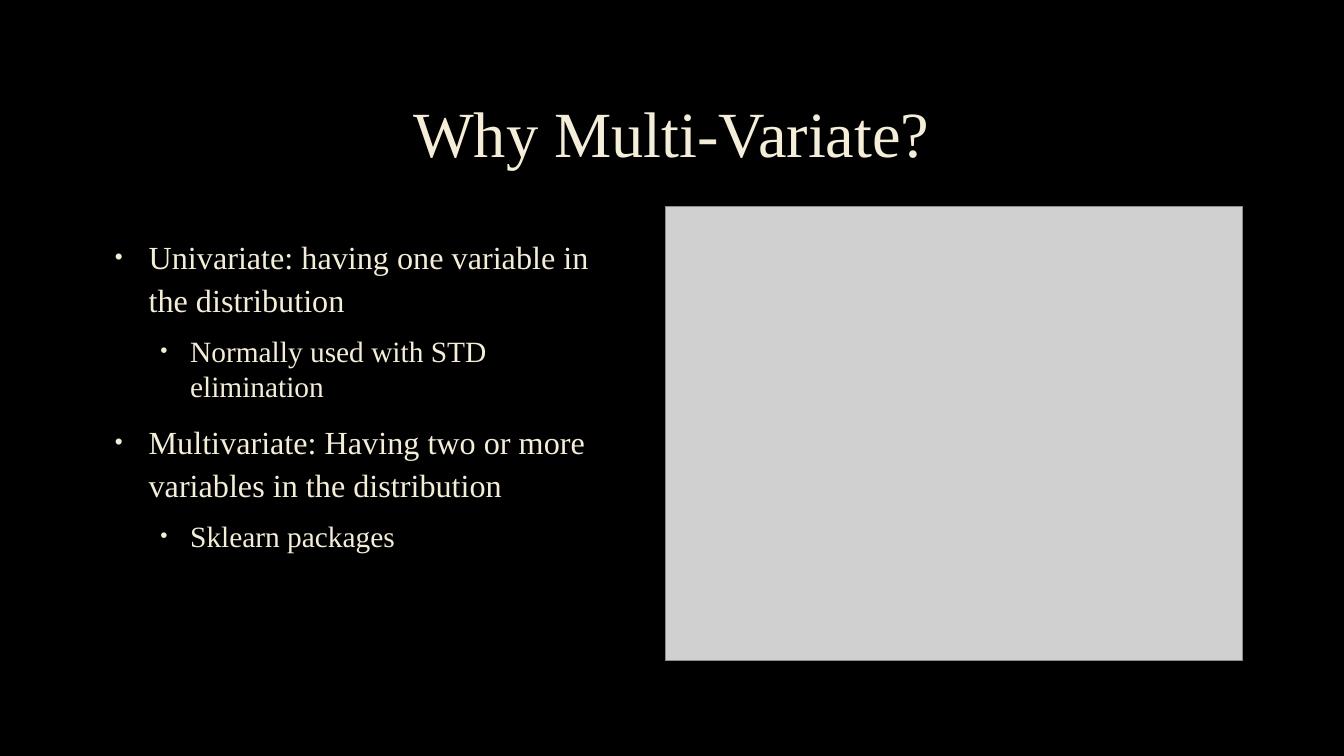
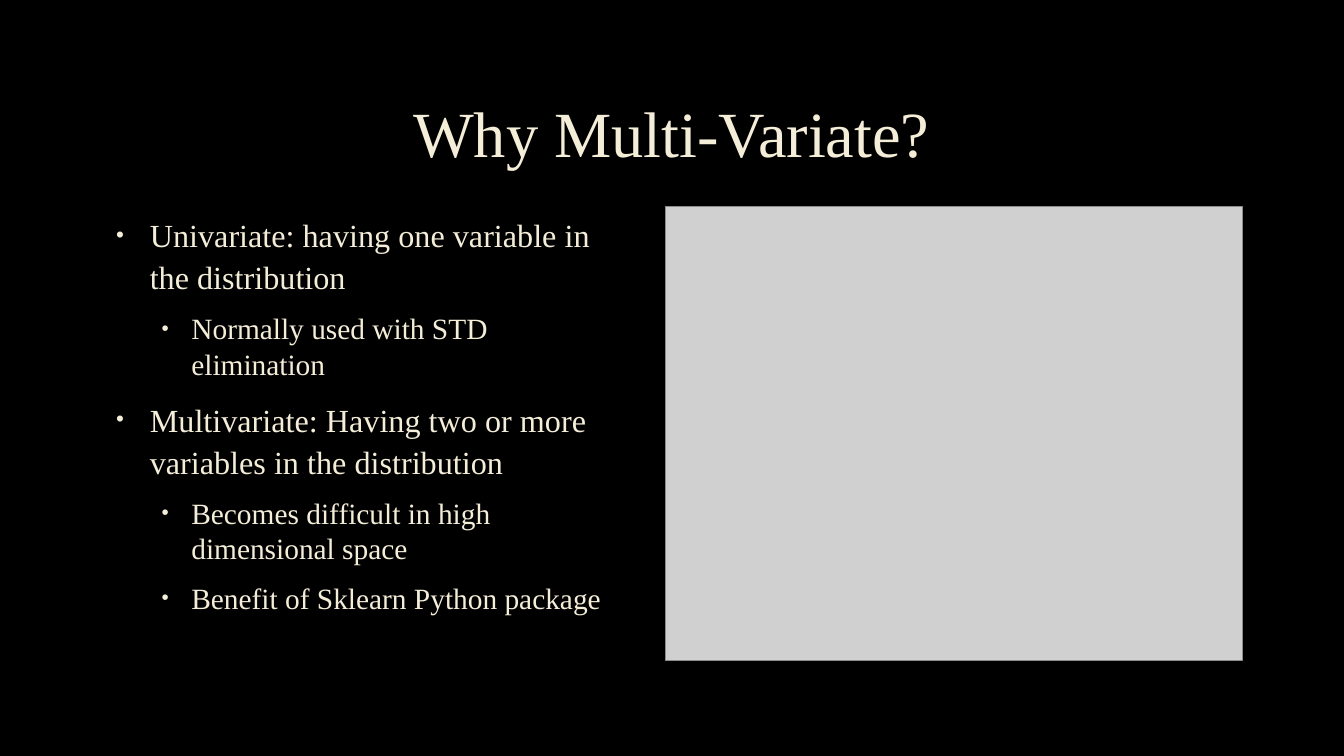
Before and after one commit to cmbfuqua/senior_project, a slide deck: slide 3 of Outlier Detection Presentation.pptx (slide 4 before the commit). Drawn at 1344x756 pixels with LibreOffice and Linux fonts; fonts in the diff are those of the drawing; grey boxes stand for pictures; background and template pictures are left out. Boxes give left, top, right and bottom in pixels: in the first picture for what was removed or moved away, otherwise in the second. Text is boxed around its words. In the diff, an @@ line names an element or a change of style, - is before the commit and + after.

```diff
--- a/Outlier Detection Presentation.pptx
+++ b/Outlier Detection Presentation.pptx
@@ text "Univariate: having one variable in ...": place and size @@
-text "Univariate: having one variable in ..." at bbox=[149, 246, 588, 553]
+text "Univariate: having one variable in ..." at bbox=[150, 224, 601, 615]
@@ text at bbox=[191, 503, 601, 615]: text changed @@
-  • Sklearn packages
+  • Becomes difficult in high dimensional space
+  • Benefit of Sklearn Python package
```
Also in this commit, not shown: 3 other slides changed, 2 slides added, 4 slides removed, 8 other files.
